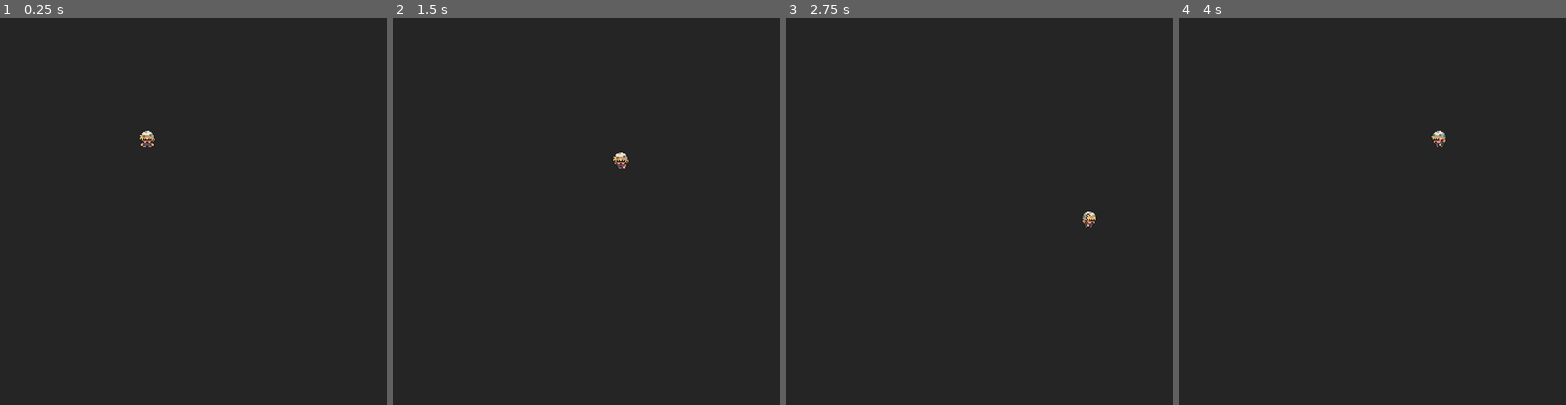
Above: before the commit, frames 1-4 (left to right).
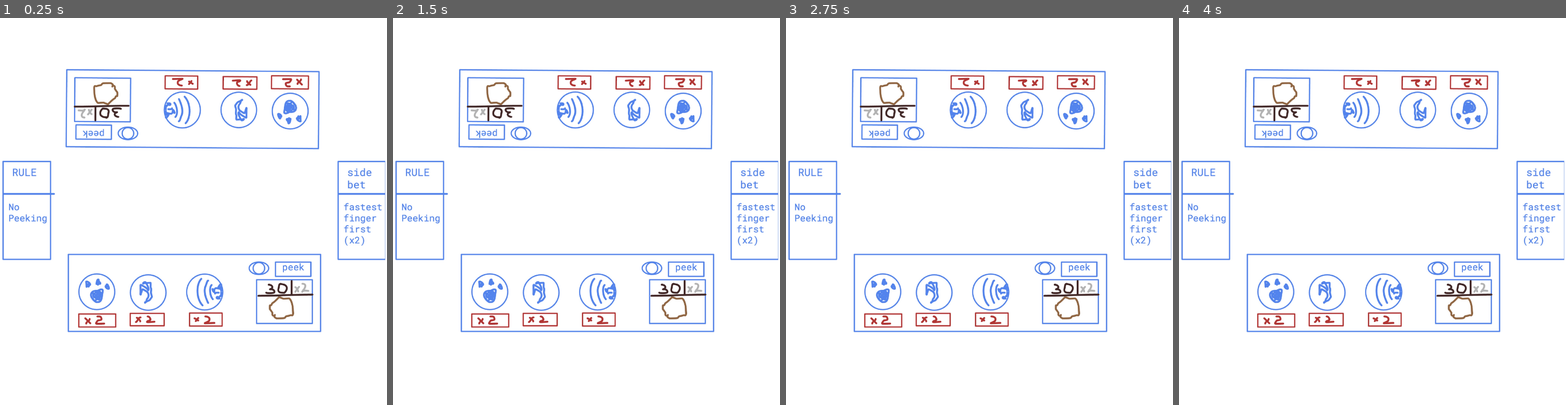
Above: after the commit, the same moments.

Repository: Sooshimi/golden-biscuit
Game: Godot game, scene res://scenes/battle_screen.tscn
The game is run twice, just before and just after one commit, with the same random seed, the same clock (stepped at 60 frames per second) and the same inputs. Before the commit the project starts from res://scenes/main.tscn.
Inputs:
- Up to frame 1 (0.25 s): no input
- Up to frame 2 (1.5 s): tap Enter at 0.5 s; hold Right (right) 0.53-1.28 s; hold Down (down) from 1.28 s (still down)
- Up to frame 3 (2.75 s): release Down (down) at 2.03 s; hold Right (right) from 2.03 s (still down)
- Up to frame 4 (4 s): release Right (right) at 2.78 s; hold Shift (up) 2.78-3.53 s; hold Left (left) from 3.53 s (still down)

The runs differ from the first frame. In frame 1, 100% of the frame differs, in the area x 0-100%, y 0-100%; in frame 2, 100%; in frame 3, 100%; in frame 4, 100%.

Commit message:
Add battle screen scene with background placeholder
Added a new battle_screen.tscn scene featuring a placeholder background image. Updated project.godot to set the new battle screen as the main scene and imported the background image asset.

Diff:
--- a/project.godot
+++ b/project.godot
@@ -11,7 +11,7 @@
 [application]
 
 config/name="Golden Biscuit"
-run/main_scene="uid://dr0j3j4hengc6"
+run/main_scene="uid://brayl5720tpcc"
 config/features=PackedStringArray("4.4", "Mobile")
 config/icon="res://icon.svg"
 
--- /dev/null
+++ b/scenes/battle_screen.tscn
@@ -0,0 +1,20 @@
+[gd_scene load_steps=2 format=3 uid="uid://brayl5720tpcc"]
+
+[ext_resource type="Texture2D" uid="uid://u6fdd60yqtvp" path="res://assets/background_placeholder.jpg" id="1_441kk"]
+
+[node name="Battle Screen" type="Node2D"]
+
+[node name="ColorRect" type="ColorRect" parent="."]
+offset_left = -11.0
+offset_top = -9.0
+offset_right = 373.0
+offset_bottom = 372.0
+
+[node name="TextureRect" type="TextureRect" parent="."]
+offset_left = -8.0
+offset_top = 39.0
+offset_right = 372.0
+offset_bottom = 324.0
+texture = ExtResource("1_441kk")
+expand_mode = 1
+stretch_mode = 4
Binary file added: assets/background_placeholder.jpg
Not shown, added: assets/background_placeholder.jpg.import
